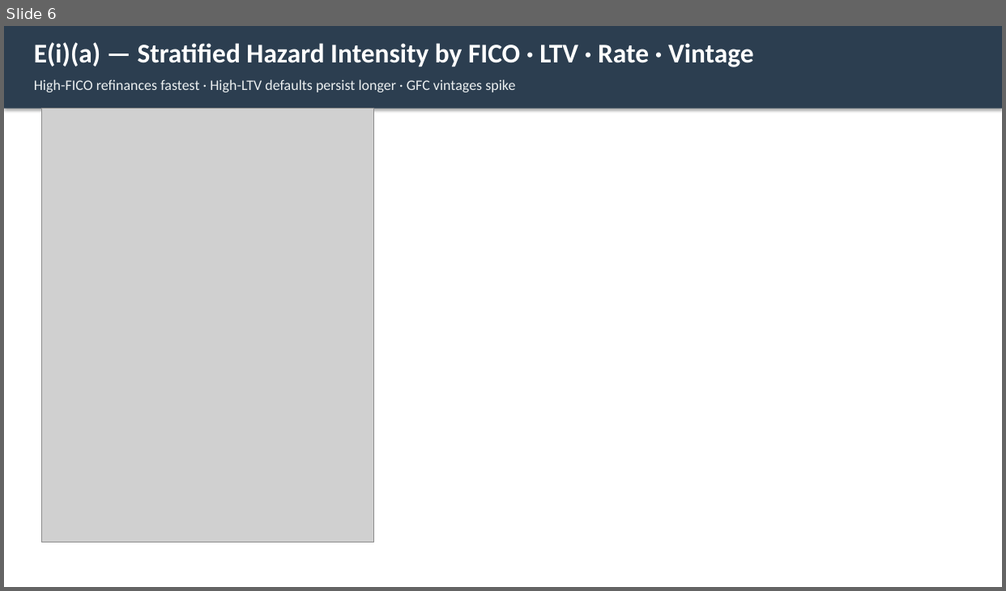
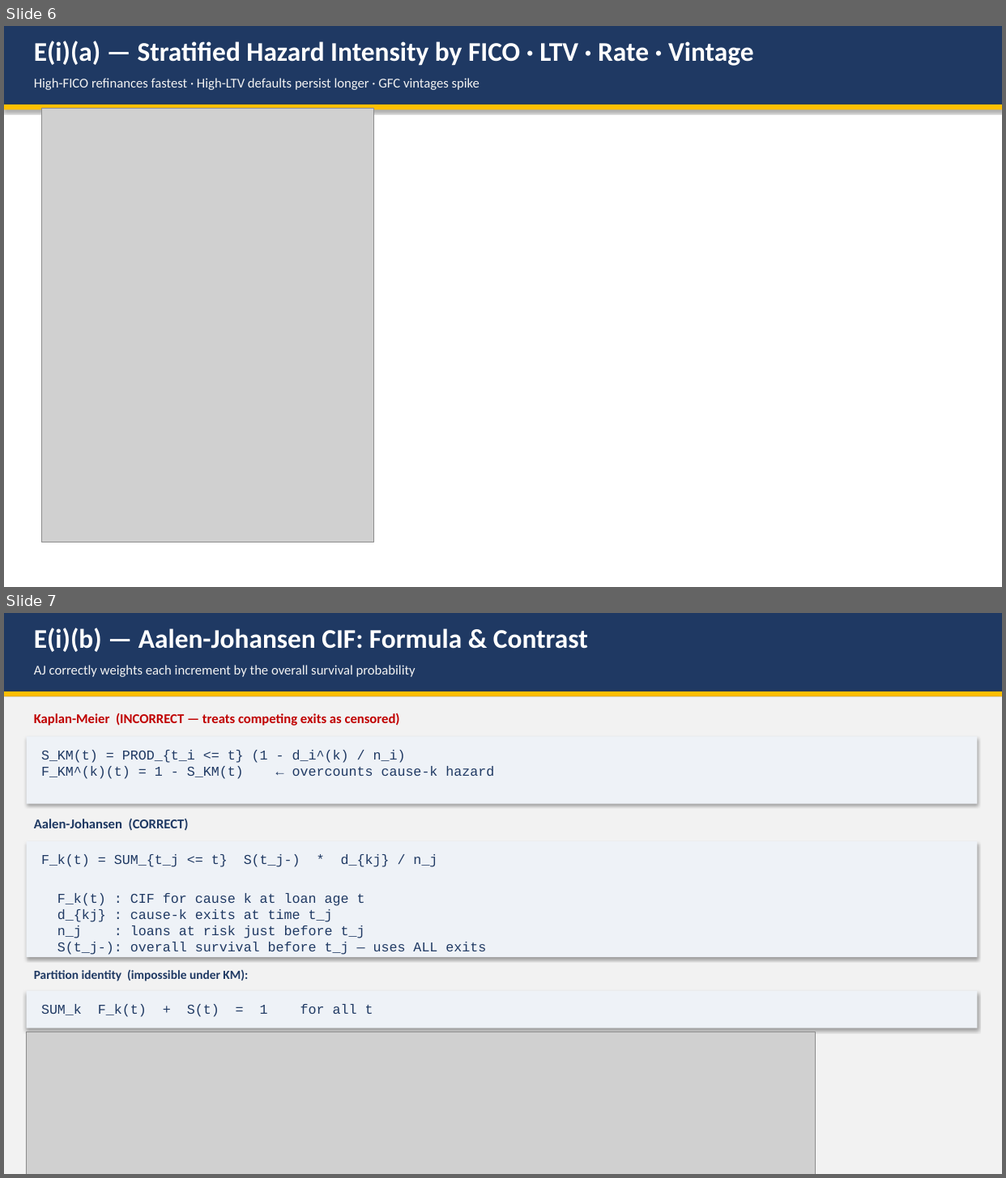
Before and after one commit to liny-r/IR-C-Assignment3, a slide deck: processed/PartE_Presentation.pptx. Shown one above the other, each under a label of ours: slide 6 before the commit, slides 6 and 7 after it. The pictures are 1006x591 and 1006x1178 pixels, drawn with LibreOffice and Linux fonts; fonts in the diff are those of the drawing; grey boxes stand for pictures. Boxes give left, top, right and bottom in pixels: in the first picture for what was removed or moved away, otherwise in the second. Text is boxed around its words. In the diff, an @@ line names an element or a change of style, - is before the commit and + after.

```diff
--- a/processed/PartE_Presentation.pptx
+++ b/processed/PartE_Presentation.pptx
@@ slide 7 added at <box>4,613,1002,1174</box>, background #FFFFFF @@
@@ rectangle added at <box>4,613,1002,692</box>, fill #1F3963 @@
@@ text added at <box>34,628,588,652</box>, 26 pt, text #FFFFFF, bold @@
+E(i)(b) — Aalen-Johansen CIF: Formula & Contrast
@@ text added at <box>34,665,415,677</box>, 13 pt, text #F2F2F2 @@
+AJ correctly weights each increment by the overall survival probability
@@ rectangle added at <box>4,692,1002,697</box>, fill #FFC000 @@
@@ rectangle added at <box>4,697,1002,1174</box>, fill #F2F2F2 @@
@@ text added at <box>34,713,400,726</box>, 13 pt, text #C00000, bold @@
+Kaplan-Meier (INCORRECT — treats competing exits as censored)
@@ rectangle added at <box>27,736,978,804</box>, fill #EEF2F7 @@
@@ text added at <box>41,750,494,779</box>, 13 pt, text #1F3963 @@
+S_KM(t) = PROD_{t_i <= t} (1 - d_i^(k) / n_i)
+F_KM^(k)(t) = 1 - S_KM(t) ← overcounts cause-k hazard
@@ text added at <box>34,819,189,831</box>, 13 pt, text #1F3963, bold @@
+Aalen-Johansen (CORRECT)
@@ rectangle added at <box>27,841,978,957</box>, fill #EEF2F7 @@
@@ text added at <box>41,854,486,955</box>, 13 pt, text #1F3963 @@
+F_k(t) = SUM_{t_j <= t} S(t_j-) * d_{kj} / n_j
+F_k(t) : CIF for cause k at loan age t
+d_{kj} : cause-k exits at time t_j
+n_j : loans at risk just before t_j
+S(t_j-): overall survival before t_j — uses ALL exits
@@ text added at <box>34,970,248,982</box>, 12 pt, text #1F3963, bold @@
+Partition identity (impossible under KM):
@@ rectangle added at <box>27,991,978,1029</box>, fill #EEF2F7 @@
@@ text added at <box>41,1004,373,1017</box>, 13 pt, text #1F3963 @@
+SUM_k F_k(t) + S(t) = 1 for all t
@@ picture added at <box>27,1033,815,1174</box> @@
@@ slide 6 changed as well @@
@@ rectangle: place and size @@
-rectangle at <box>4,26,1002,109</box>
+rectangle at <box>4,26,1002,105</box>
@@ rectangle at <box>4,26,1002,105</box>: fill #2C3E50 to #1F3963 @@
@@ text "High-FICO refinances fastest · High-LTV ..." at <box>34,78,479,90</box>: size 14 to 13 pt, text colour #ECF0F1 to #F2F2F2 @@
@@ rectangle added at <box>4,105,1002,110</box>, fill #FFC000 @@
```
Also in this commit, not shown: 13 other slides changed, 2 other slides added, 2 slides removed, 3 other files.
